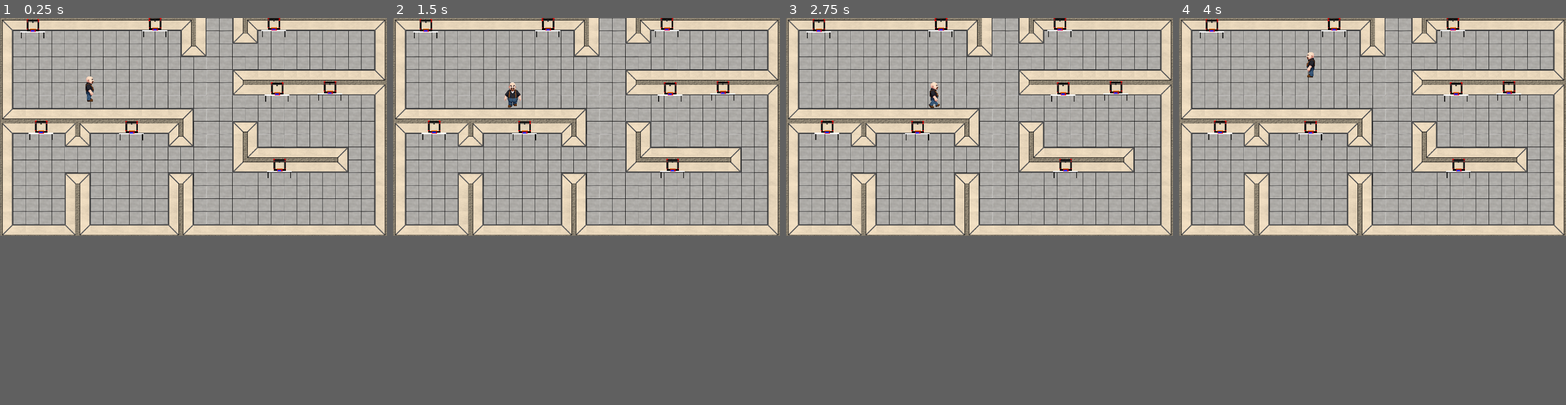
Above: before the commit, frames 1-4 (left to right).
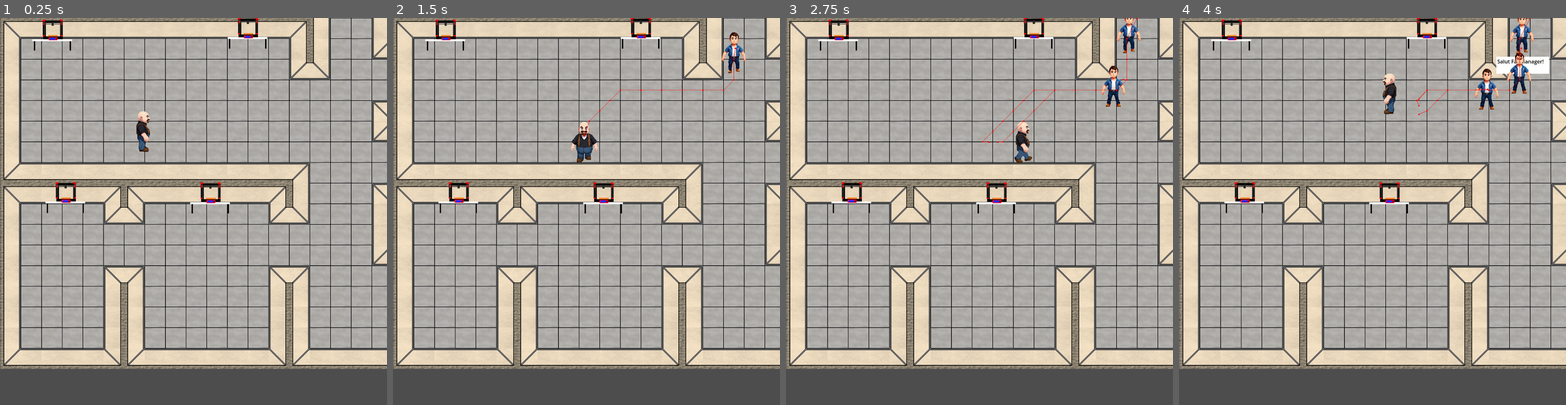
Above: after the commit, the same moments.

Repository: sodidos/Game
Game: Godot game, scene res://Scenes/LABSUD/labsud.tscn
Same seed, same stepped clock (60 frames per second), same inputs: the game is played once before the commit and once after it.
Inputs:
- Up to frame 1 (0.25 s): no input
- Up to frame 2 (1.5 s): hold Right (ui_right) 0.53-1.28 s; hold Down (ui_down) from 1.28 s (still down)
- Up to frame 3 (2.75 s): release Down (ui_down) at 2.03 s; hold Right (ui_right) from 2.03 s (still down)
- Up to frame 4 (4 s): release Right (ui_right) at 2.78 s; hold Up (ui_up) 2.78-3.53 s; hold Left (ui_left) from 3.53 s (still down)
In our replay, the window is 800x450 before the commit and 800x800 after it. These sizes can differ from the game's own. Grey fills any space a smaller window leaves; there, only what the larger window draws over its background counts as a difference.

The runs differ from the first frame. In frame 1, 64% of the frame differs, in the area x 0-100%, y 0-91%; in frame 2, 64%; in frame 3, 64%; in frame 4, 64%.
Error before the commit: Invalid assignment of property or key 'machine' with value of type 'Node2D (3dprinter.gd)' on a base object of type 'CharacterBody2D (npc.gd)'. (res://Scenes/L…

Commit message:
Changed npc

Diff:
--- a/fablab/Scenes/LABSUD/labsud.tscn
+++ b/fablab/Scenes/LABSUD/labsud.tscn
@@ -219,18 +219,22 @@
 [node name="printer8" parent="Machines" instance=ExtResource("5_rcysk")]
 position = Vector2(653, 542)
 
-[node name="Sortie" type="Node2D" parent="."]
+[node name="Exit" type="Node2D" parent="."]
 position = Vector2(1089, 0)
 
-[node name="npcSpawner" type="Node2D" parent="." node_paths=PackedStringArray("machines", "sortie")]
+[node name="npcSpawner" type="Node2D" parent="." node_paths=PackedStringArray("machines", "exit", "player")]
 position = Vector2(1089, 0)
 script = ExtResource("7_tbm8h")
 newNPC = ExtResource("6_bmj3a")
 minTimeSpawn = 0
 maxTimeSpawn = 1
 machines = NodePath("../Machines")
-sortie = NodePath("../Sortie")
+exit = NodePath("../Exit")
+player = NodePath("../Player")
 
 [node name="npcSpawnerTimer" type="Timer" parent="npcSpawner"]
 
+[node name="npcSpawnerBlockTimer" type="Timer" parent="npcSpawner"]
+
 [connection signal="timeout" from="npcSpawner/npcSpawnerTimer" to="npcSpawner" method="_on_npc_spawner_timer_timeout"]
+[connection signal="timeout" from="npcSpawner/npcSpawnerBlockTimer" to="npcSpawner" method="_on_npc_spawner_block_timer_timeout"]
--- a/fablab/Scenes/LABSUD/npcSpawner.gd
+++ b/fablab/Scenes/LABSUD/npcSpawner.gd
@@ -3,37 +3,50 @@
 @export var newNPC: PackedScene
 @export var minTimeSpawn = 5
 @export var maxTimeSpawn = 10
+@export var SpawnerBlockTime = 1.0
 @export var machines: Node2D
-@export var sortie: Node2D
+@export var exit: Node2D
+@export var player: CharacterBody2D
 @export var onlyOneNPC = false
 @onready var npcSpawnerTimer := $npcSpawnerTimer as Timer
+@onready var npcSpawnerBlockTimer := $npcSpawnerBlockTimer as Timer
+var wait_for_space = false
 #@export var npc: CharacterBody2D
 var rand=RandomNumberGenerator.new()
 
 # Called when the node enters the scene tree for the first time.
 func _ready():
-	var newNpcTime = rand.randf_range(0, 1)
+	newSpawnWait()
+	npcSpawnerBlockTimer.wait_time = SpawnerBlockTime
+
+func newSpawnWait():
+	var newNpcTime = rand.randf_range(minTimeSpawn, maxTimeSpawn)
 	npcSpawnerTimer.wait_time = newNpcTime
 	npcSpawnerTimer.start()
-	print("Add NPC")
-	print(newNpcTime)
 
 # Called every frame. 'delta' is the elapsed time since the previous frame.
-func _process(delta):
+func _process(_delta):
 	pass
 
 func _on_npc_spawner_timer_timeout():
-	var free_machine = false
-	var random_machine = randi_range(0, len(machines.get_children()) - 1)
-	var machine = machines.get_children()[random_machine]
-	if(not machine.inuse):
-		print("Add NPC DONE")
-		var n = newNPC.instantiate()
-		machine.inuse = true
-		n.machine = machine
-		n.sortie = sortie
-		add_child(n)
-		if(onlyOneNPC):
-			npcSpawnerTimer.stop()
-	else:
-		print("Machine not free :-()")
+	print("Spawn New")
+	#var random_machine = randi_range(0, len(machines.get_children()) - 1)
+	#var machine = machines.get_children()[random_machine]
+	#if(not machine.inuse):
+	var n = newNPC.instantiate()
+	#	machine.inuse = true
+	#	n.machine = machine
+	#	n.sortie = sortie
+	n.player = player
+	n.exit = exit
+	n.machines = machines
+	add_child(n)
+	npcSpawnerTimer.stop()
+	print("Spawn Blocked")
+	if(!onlyOneNPC):
+		npcSpawnerBlockTimer.start()
+
+func _on_npc_spawner_block_timer_timeout():
+	print("Spawn enable")
+	newSpawnWait()
+	npcSpawnerBlockTimer.stop()
--- /dev/null
+++ b/fablab/Scenes/box/box_pla/box_pla.tscn
@@ -0,0 +1,17 @@
+[gd_scene load_steps=3 format=3 uid="uid://dv4jwmyc6rbpf"]
+
+[ext_resource type="Texture2D" uid="uid://sh77pjc77j7f" path="res://Scenes/box/box_pla/pla_box.png" id="1_c2cqk"]
+
+[sub_resource type="RectangleShape2D" id="RectangleShape2D_8dswc"]
+size = Vector2(254, 169)
+
+[node name="BoxPla" type="Node2D"]
+
+[node name="Area2D" type="Area2D" parent="."]
+
+[node name="PlaBox" type="Sprite2D" parent="Area2D"]
+texture = ExtResource("1_c2cqk")
+
+[node name="CollisionShape2D" type="CollisionShape2D" parent="Area2D"]
+position = Vector2(1, -7)
+shape = SubResource("RectangleShape2D_8dswc")
--- a/fablab/Scenes/npc/npc.gd
+++ b/fablab/Scenes/npc/npc.gd
@@ -93,7 +93,7 @@
 
 func _on_dialog_timer_timeout():
 	if(dialogState == 0):
-		var rand_fab = rand.randi_range(0,len(fab_name))
+		var rand_fab = rand.randi_range(0,len(fab_name)-1)
 		dialogText.text = "Je fabrique " + fab_name[rand_fab]
 		dialogState = dialogState + 1
 	elif(dialogState == 1):
--- a/fablab/Scenes/npc/npc.tscn
+++ b/fablab/Scenes/npc/npc.tscn
@@ -1,78 +1,78 @@
 [gd_scene load_steps=22 format=3 uid="uid://blvxqc3puljvu"]
 
 [ext_resource type="Script" path="res://Scenes/npc/npc.gd" id="1_r76nh"]
-[ext_resource type="Texture2D" uid="uid://c12mvr7bdrvmr" path="res://Scenes/npc/npc128.png" id="2_e0g65"]
+[ext_resource type="Texture2D" uid="uid://wmb4ctf5si7i" path="res://Scenes/npc/guy128.png" id="2_2ilxl"]
 [ext_resource type="Texture2D" uid="uid://dhxw7q0fqx7vj" path="res://Scenes/npc/HELP.png" id="3_diq3t"]
 
-[sub_resource type="AtlasTexture" id="AtlasTexture_dkkyx"]
-atlas = ExtResource("2_e0g65")
+[sub_resource type="AtlasTexture" id="AtlasTexture_i0dhm"]
+atlas = ExtResource("2_2ilxl")
 region = Rect2(0, 0, 85, 128)
 
-[sub_resource type="AtlasTexture" id="AtlasTexture_7i7pg"]
-atlas = ExtResource("2_e0g65")
+[sub_resource type="AtlasTexture" id="AtlasTexture_413cu"]
+atlas = ExtResource("2_2ilxl")
 region = Rect2(255, 0, 85, 128)
 
-[sub_resource type="AtlasTexture" id="AtlasTexture_ixnei"]
-atlas = ExtResource("2_e0g65")
+[sub_resource type="AtlasTexture" id="AtlasTexture_tom1a"]
+atlas = ExtResource("2_2ilxl")
 region = Rect2(85, 0, 85, 128)
 
-[sub_resource type="AtlasTexture" id="AtlasTexture_mhgqh"]
-atlas = ExtResource("2_e0g65")
+[sub_resource type="AtlasTexture" id="AtlasTexture_epqga"]
+atlas = ExtResource("2_2ilxl")
 region = Rect2(170, 0, 85, 128)
 
-[sub_resource type="AtlasTexture" id="AtlasTexture_ij34t"]
-atlas = ExtResource("2_e0g65")
+[sub_resource type="AtlasTexture" id="AtlasTexture_ncdqo"]
+atlas = ExtResource("2_2ilxl")
 region = Rect2(0, 0, 85, 128)
 
-[sub_resource type="AtlasTexture" id="AtlasTexture_ups24"]
-atlas = ExtResource("2_e0g65")
+[sub_resource type="AtlasTexture" id="AtlasTexture_ftvhl"]
+atlas = ExtResource("2_2ilxl")
 region = Rect2(0, 128, 85, 128)
 
-[sub_resource type="AtlasTexture" id="AtlasTexture_p33cr"]
-atlas = ExtResource("2_e0g65")
+[sub_resource type="AtlasTexture" id="AtlasTexture_p3dt3"]
+atlas = ExtResource("2_2ilxl")
 region = Rect2(0, 256, 85, 128)
 
-[sub_resource type="AtlasTexture" id="AtlasTexture_337xc"]
-atlas = ExtResource("2_e0g65")
+[sub_resource type="AtlasTexture" id="AtlasTexture_covsw"]
+atlas = ExtResource("2_2ilxl")
 region = Rect2(255, 0, 85, 128)
 
-[sub_resource type="AtlasTexture" id="AtlasTexture_8buy8"]
-atlas = ExtResource("2_e0g65")
+[sub_resource type="AtlasTexture" id="AtlasTexture_poa2i"]
+atlas = ExtResource("2_2ilxl")
 region = Rect2(255, 128, 85, 128)
 
-[sub_resource type="AtlasTexture" id="AtlasTexture_41jks"]
-atlas = ExtResource("2_e0g65")
+[sub_resource type="AtlasTexture" id="AtlasTexture_2baab"]
+atlas = ExtResource("2_2ilxl")
 region = Rect2(255, 256, 85, 128)
 
-[sub_resource type="AtlasTexture" id="AtlasTexture_yg7wj"]
-atlas = ExtResource("2_e0g65")
+[sub_resource type="AtlasTexture" id="AtlasTexture_q0jja"]
+atlas = ExtResource("2_2ilxl")
 region = Rect2(85, 0, 85, 128)
 
-[sub_resource type="AtlasTexture" id="AtlasTexture_0ofcp"]
-atlas = ExtResource("2_e0g65")
+[sub_resource type="AtlasTexture" id="AtlasTexture_e35hd"]
+atlas = ExtResource("2_2ilxl")
 region = Rect2(85, 128, 85, 128)
 
-[sub_resource type="AtlasTexture" id="AtlasTexture_0tw4c"]
-atlas = ExtResource("2_e0g65")
+[sub_resource type="AtlasTexture" id="AtlasTexture_l42bp"]
+atlas = ExtResource("2_2ilxl")
 region = Rect2(85, 256, 85, 128)
 
-[sub_resource type="AtlasTexture" id="AtlasTexture_4h2st"]
-atlas = ExtResource("2_e0g65")
+[sub_resource type="AtlasTexture" id="AtlasTexture_0euw2"]
+atlas = ExtResource("2_2ilxl")
 region = Rect2(170, 0, 85, 128)
 
-[sub_resource type="AtlasTexture" id="AtlasTexture_uw6qi"]
-atlas = ExtResource("2_e0g65")
+[sub_resource type="AtlasTexture" id="AtlasTexture_7hacy"]
+atlas = ExtResource("2_2ilxl")
 region = Rect2(170, 128, 85, 128)
 
-[sub_resource type="AtlasTexture" id="AtlasTexture_5pai0"]
-atlas = ExtResource("2_e0g65")
+[sub_resource type="AtlasTexture" id="AtlasTexture_6ua1v"]
+atlas = ExtResource("2_2ilxl")
 region = Rect2(170, 256, 85, 128)
 
 [sub_resource type="SpriteFrames" id="SpriteFrames_66bss"]
 animations = [{
 "frames": [{
 "duration": 1.0,
-"texture": SubResource("AtlasTexture_dkkyx")
+"texture": SubResource("AtlasTexture_i0dhm")
 }],
 "loop": true,
 "name": &"idle_down",
@@ -155,13 +155,16 @@
 }, {
 "frames": [{
 "duration": 1.0,
-"texture": SubResource("AtlasTexture_4h2st")
-}, {
-"duration": 1.0,
-"texture": SubResource("AtlasTexture_uw6qi")
-}, {
-"duration": 1.0,
-"texture": SubResource("AtlasTexture_5pai0")
+"texture": SubResource("AtlasTexture_0euw2")
+}, {
+"duration": 1.0,
+"texture": SubResource("AtlasTexture_7hacy")
+}, {
+"duration": 1.0,
+"texture": SubResource("AtlasTexture_0euw2")
+}, {
+"duration": 1.0,
+"texture": SubResource("AtlasTexture_6ua1v")
 }],
 "loop": true,
 "name": &"walk_up",
@@ -182,7 +185,7 @@
 [node name="AnimatedSprite2D" type="AnimatedSprite2D" parent="."]
 position = Vector2(-1, -1)
 sprite_frames = SubResource("SpriteFrames_66bss")
-animation = &"walk_right"
+animation = &"walk_up"
 
 [node name="npcCollision" type="CollisionShape2D" parent="."]
 z_index = 4
--- a/fablab/Scenes/player/player.tscn
+++ b/fablab/Scenes/player/player.tscn
@@ -183,6 +183,7 @@
 height = 142.0
 
 [node name="Player" type="CharacterBody2D"]
+y_sort_enabled = true
 script = ExtResource("1_taolh")
 
 [node name="printerTimer" type="Timer" parent="."]
@@ -197,7 +198,9 @@
 animation = &"idle_down"
 
 [node name="playerCollision" type="CollisionShape2D" parent="."]
-position = Vector2(0.25, 0)
+y_sort_enabled = true
+position = Vector2(0.25, 32)
+scale = Vector2(0.465, 0.465)
 shape = SubResource("CapsuleShape2D_rxu4e")
 
 [node name="NavigationAgent2D" type="NavigationAgent2D" parent="."]
--- a/fablab/project.godot
+++ b/fablab/project.godot
@@ -16,11 +16,11 @@
 
 [display]
 
-window/size/viewport_width=1920
-window/size/viewport_height=1080
-window/size/mode=3
+window/size/viewport_width=600
+window/size/viewport_height=600
 window/stretch/mode="viewport"
 window/stretch/aspect="expand"
+window/stretch/scale=0.5
 
 [input]
 
Binary file added: fablab/Scenes/box/box_pla/pla_box.png
Not shown, changed: fablab/Scenes/box/box_pla/pla_box.png.import
Binary file removed: fablab/Scenes/guy128.png
Binary file added: fablab/Scenes/npc/guy128.png
Not shown, changed: fablab/Scenes/npc/guy128.png.import
Not shown: 6 places in fablab/Scenes/npc/npc.tscn that only renumber resources
Binary file removed: fablab/Scenes/npc/npc128.png
Not shown, changed: fablab/export_presets.cfg
Not shown, changed: .gitignore
